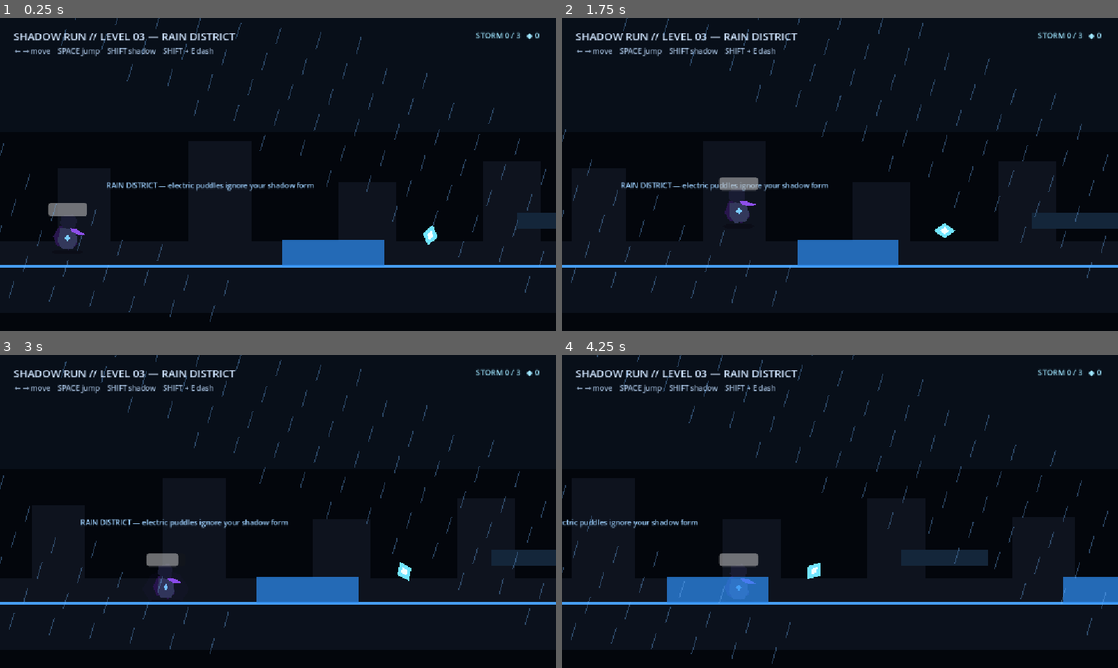
Above: before the commit, frames 1-4 (two rows, left to right).
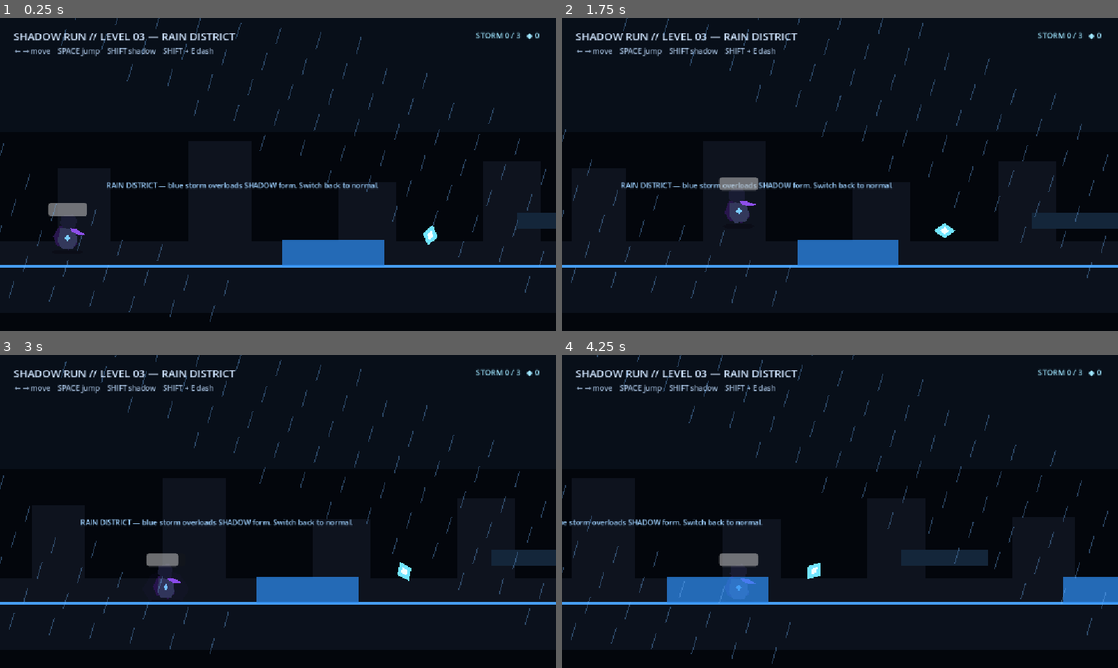
Above: after the commit, the same moments.

Repository: Yass29/shadow-run
Game: Godot game, scene res://level3.tscn
The game is run twice, just before and just after one commit, with the same random seed, the same clock (stepped at 60 frames per second) and the same inputs. This scene is started directly instead of the project's main scene.
Inputs:
- Up to frame 1 (0.25 s): no input
- Up to frame 2 (1.75 s): tap Enter (ui_accept) at 0.5, 1.52, 1.55 s; hold Enter (ui_accept) 0.53-1.28 s; hold Right (ui_right) from 0.53 s (still down); tap R at 1.35 s
- Up to frame 3 (3 s): tap Enter (ui_accept) at 1.82, 2.3 s; release Right (ui_right) at 2.03 s; hold Left (ui_left) 2.03-2.78 s; hold Shift 2.03-2.78 s; hold Right (ui_right) from 2.78 s (still down); tap E at 2.85 s
- Up to frame 4 (4.25 s): keep holding Right (ui_right); tap Enter (ui_accept) at 3.02, 3.05, 3.32 s; hold Enter (ui_accept) from 3.53 s (still down)

The runs differ from the first frame. In frame 1, 0.5% of the frame differs, in the area x 30-68%, y 52-56%; in frame 2, 0.4%; in frame 3, 0.5%, in the area x 25-64%, y 52-56%; in frame 4, 0.5%.

Commit message:
Clarify Rain District shadow hazard

Diff:
--- a/level3.tscn
+++ b/level3.tscn
@@ -98,7 +98,7 @@
 position = Vector2(220, 335)
 theme_override_colors/font_color = Color(0.62, 0.82, 1, 1)
 theme_override_font_sizes/font_size = 15
-text = "RAIN DISTRICT — electric puddles ignore your shadow form"
+text = "RAIN DISTRICT — blue storm overloads SHADOW form. Switch back to normal."
 
 [node name="Storm1" type="Area2D" parent="."]
 position = Vector2(690, 485)
